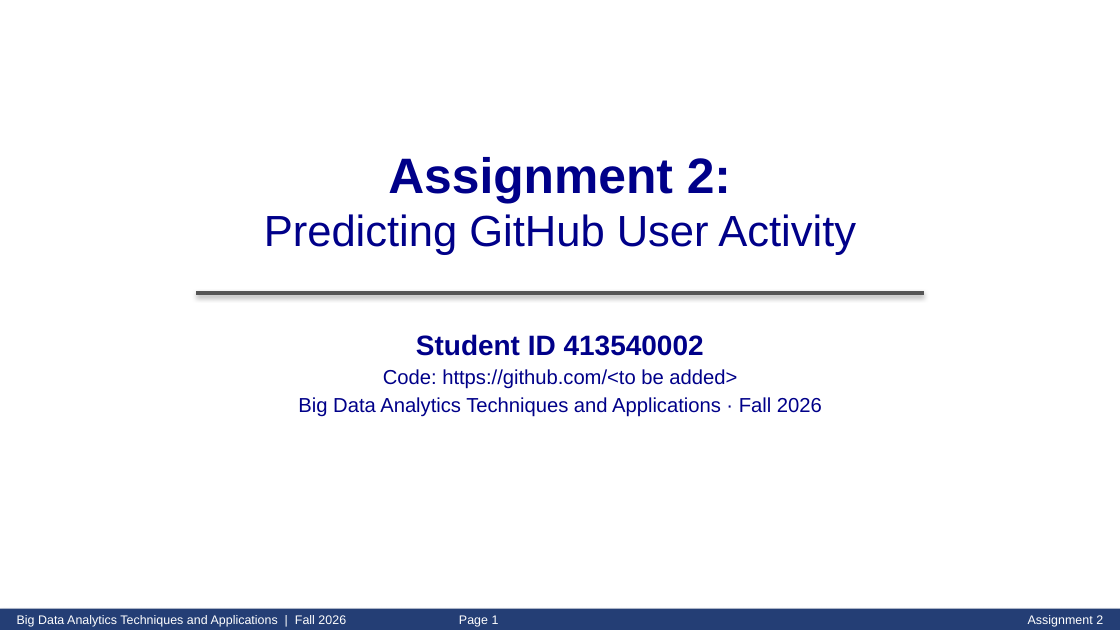
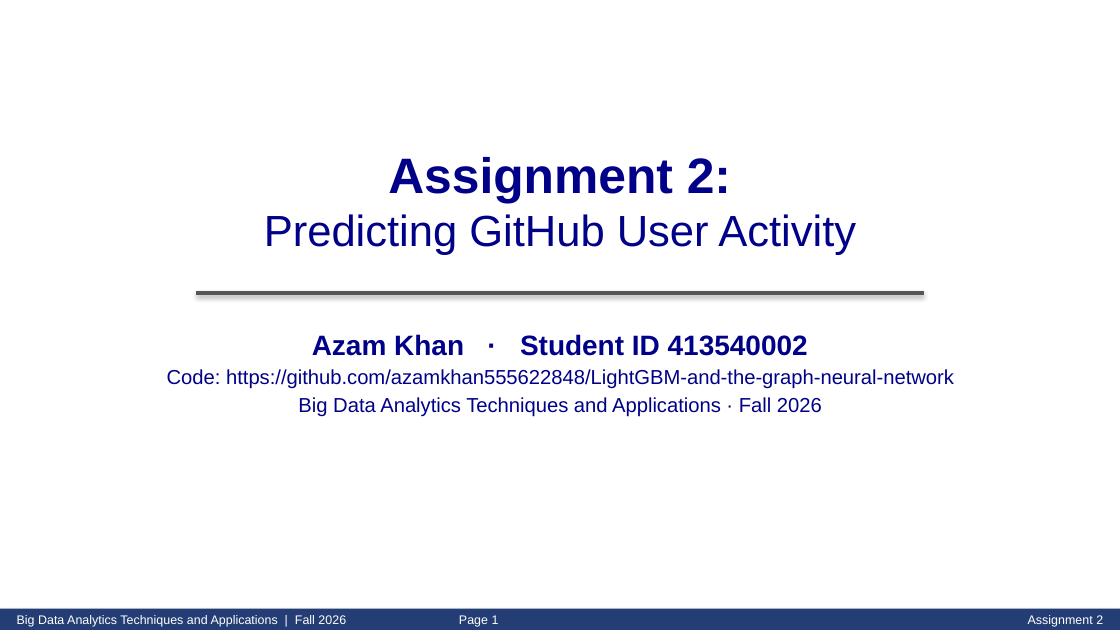
Before and after one commit to azamkhan555622848/LightGBM-and-the-graph-neural-network, a slide deck: slide 1 of slides/Asg2_413540002.pptx. Drawn at 1120x630 pixels with LibreOffice and Linux fonts; fonts in the diff are those of the drawing. Boxes give left, top, right and bottom in pixels: in the first picture for what was removed or moved away, otherwise in the second. Text is boxed around its words. In the diff, an @@ line names an element or a change of style, - is before the commit and + after.

```diff
--- a/slides/Asg2_413540002.pptx
+++ b/slides/Asg2_413540002.pptx
@@ text at (x1=167, y1=334, x2=954, y2=389): text changed @@
-Student ID 413540002
-Code: https://github.com/<to be added>
+Azam Khan · Student ID 413540002
+Code: https://github.com/azamkhan555622848/LightGBM-and-the-graph-neural-network
```
Also in this commit, not shown: 4 other slides changed, 10 other files.
